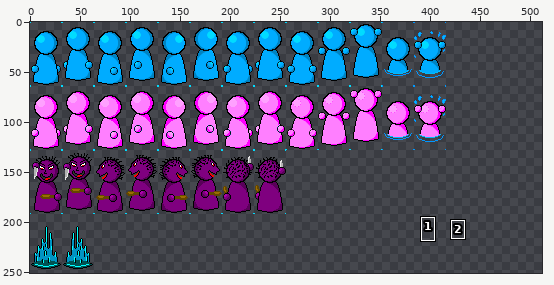
Sprite sheet: ScaryMovie/data/TeenKillerSheet.png. Above, an overview of the earlier version with the close-up marked.
Close-up. The starting point:
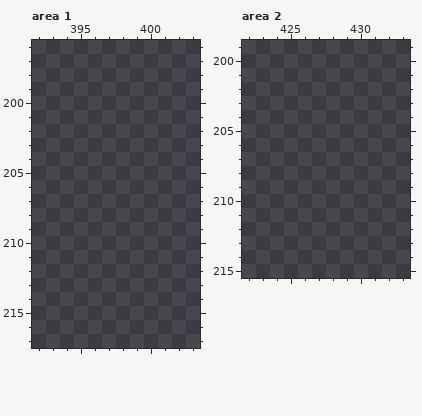
The file is 512x512 pixels. Pixels under 10% opacity are left out. Colours within 5 levels of each other are drawn and written as one. Shown: area 1: x 392..403, y 196..217; area 2: x 422..433, y 199..215. The wide view leaves out empty margins. The commit also changed other parts of the picture, which this record leaves out.
Now the later version:
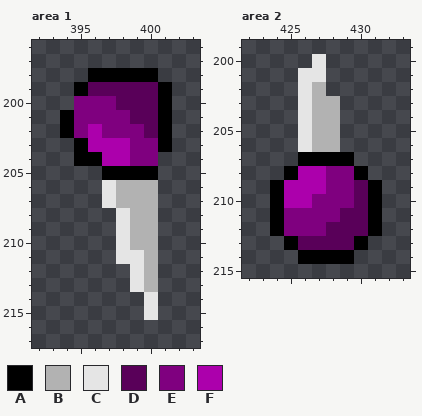
Palette (. is transparent): A #000000  B #b2b2b2  C #e5e5e5  D #590059  E #7f007f  F #ac00ac
From old to new:
{"where": "area 1"}
{"y":198,"x":396,"old":".....","new":"AAAAA"}
{"y":199,"x":395,"old":".......","new":"ADDDDDA"}
{"y":200,"x":395,"old":".......","new":"EEEDDDA"}
{"y":201,"x":394,"old":"........","new":"AEEEEDDA"}
{"y":202,"x":394,"old":"........","new":"AEFEEEDA"}
{"y":203,"x":395,"old":".......","new":"AFFFEEA"}
{"y":204,"x":395,"old":"......","new":"AAFFEE"}
{"y":205,"x":397,"old":"....","new":"AAAA"}
{"y":206,"x":397,"old":"....","new":"CBBB"}
{"y":207,"x":397,"old":"....","new":"CBBB"}
{"y":208,"x":398,"old":"...","new":"CBB"}
{"y":209,"x":398,"old":"...","new":"CBB"}
{"y":210,"x":398,"old":"...","new":"CBB"}
{"y":211,"x":398,"old":"...","new":"CCB"}
{"y":212,"x":399,"old":"..","new":"CB"}
{"y":213,"x":399,"old":"..","new":"CB"}
{"y":214,"x":400,"old":".","new":"C"}
{"y":215,"x":400,"old":".","new":"C"}
{"where": "area 2"}
{"y":200,"x":427,"old":".","new":"C"}
{"y":201,"x":426,"old":"..","new":"CC"}
{"y":202,"x":426,"old":"..","new":"CB"}
{"y":203,"x":426,"old":"...","new":"CBB"}
{"y":204,"x":426,"old":"...","new":"CBB"}
{"y":205,"x":426,"old":"...","new":"CBB"}
{"y":206,"x":426,"old":"...","new":"CBB"}
{"y":207,"x":426,"old":"....","new":"AAAA"}
{"y":208,"x":425,"old":"......","new":"AFFEEA"}
{"y":209,"x":424,"old":"........","new":"AFFFEEDA"}
{"y":210,"x":424,"old":"........","new":"AFFEEEDA"}
{"y":211,"x":424,"old":"........","new":"AEEEEDDA"}
{"y":212,"x":424,"old":"........","new":"AEEEDDDA"}
{"y":213,"x":425,"old":"......","new":"ADDDDA"}
{"y":214,"x":426,"old":"....","new":"AAAA"}
{"label":"added","picture_box":[60,68,172,320]}
{"label":"added","picture_box":[270,54,382,264]}
